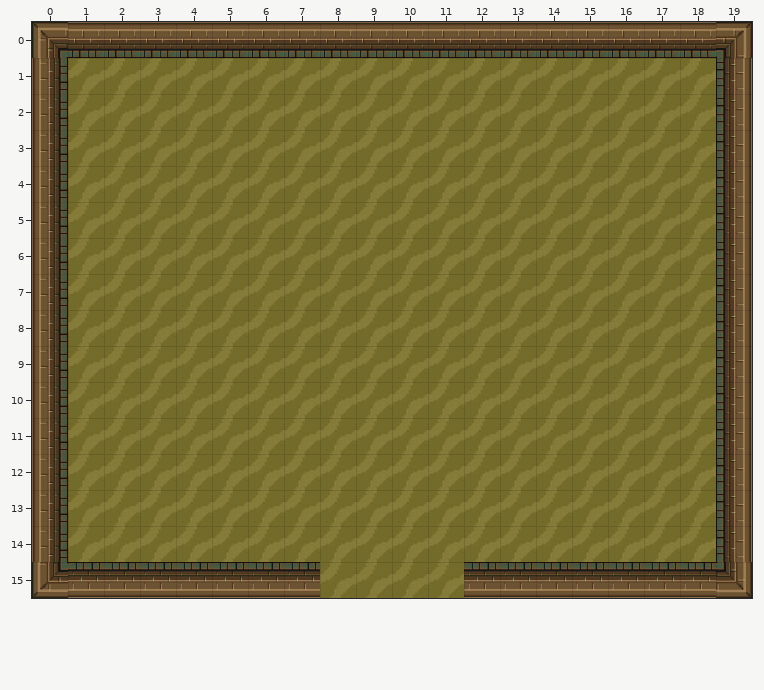
A Tiled map (JSON) gets an edit: maps/test_level.json. Above, as it was before the edit.
Cells are 64x64 px. Shown: x 0..19, y 0..15.
Once edited:
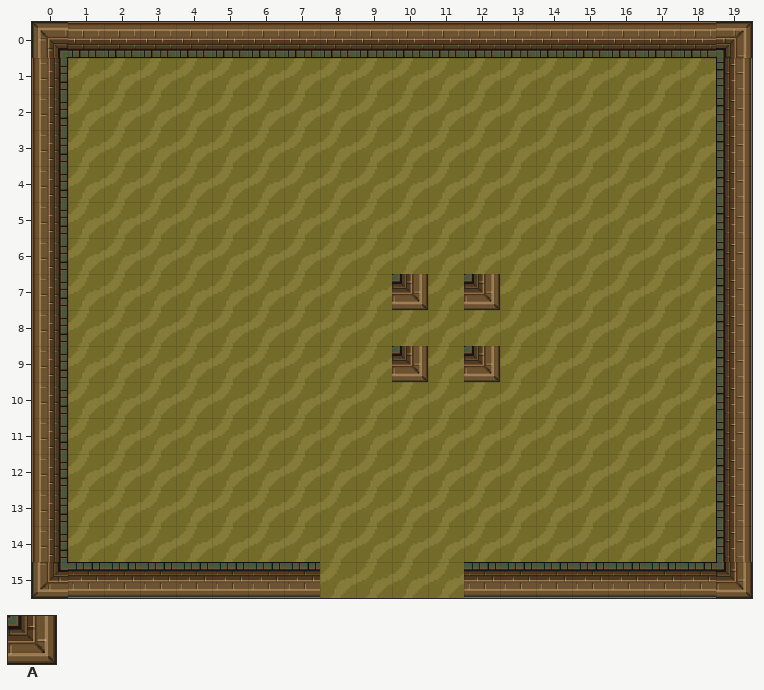
Key: from "zelda_tiles": A 3 "dungeon_corner".
_ is an empty cell.
Change:
Layer "walls":
y 7: x 10 _ -> A; x 12 _ -> A
y 9: x 10 _ -> A; x 12 _ -> A
